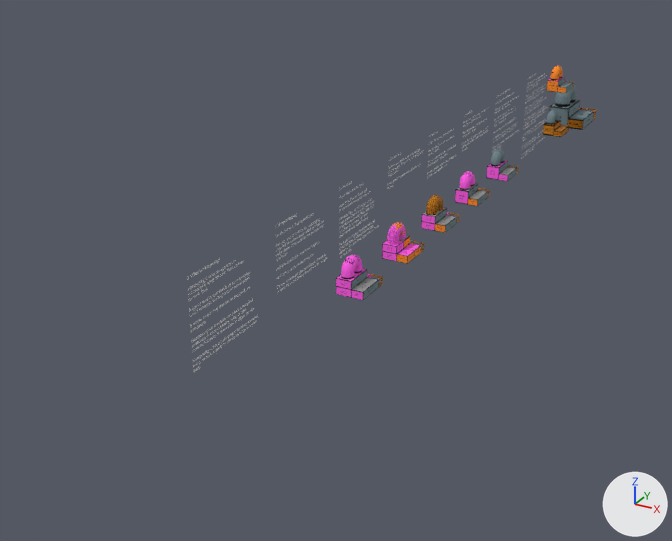
The Blender file examples/hotspot_tutorial.blend, before and after one commit.
Camera for both pictures: a 50 mm lens placed at (45.8, -88.1, 44.5), pointed at (-8.4, 10.6, -4.8). Lighting does not change. The marker at lower right points along +X, +Y and +Z. The older version comes first.
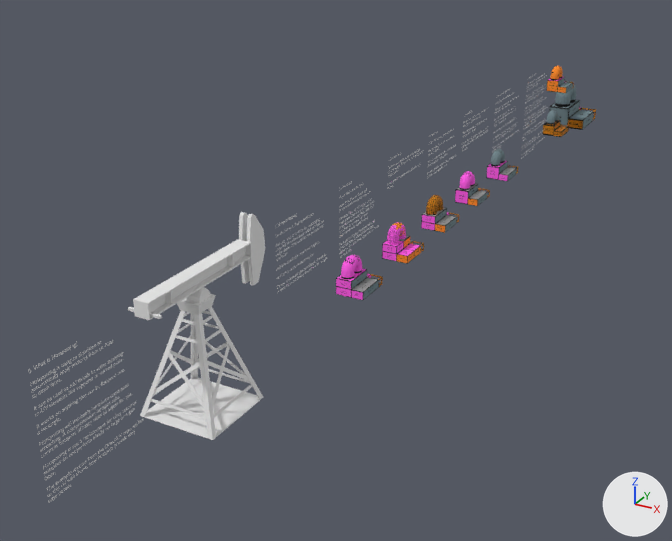
Boxes [x1, y1, x2, y2] around the edits, measured in the pictures (672 x 541 px):
'Box.008', added: after [128, 212, 265, 440]
'Text.002', moved: before [187, 259, 257, 372]; after [28, 340, 142, 503]

What the commit changed:
Material 'IMG_dream_uv_example_metal.png' (mat_img_dream_uv_example_metal_png) is new.
Its base color is (0.8, 0.8, 0.8) (white #e7e7e7).
Its roughness is 1.0.
Mesh me_box_008 is new.
It has 440 vertices, 334 faces, 1 loose edge and spans x -5.0..3.0, y -2.0..15.2, z 0.0..16.0.
It uses material mat_img_dream_uv_example_metal_png (its picture is missing).
Object 'Text.002' (ob_text_002) moves from (0.0, -31.0, 12.0) to (0.0, -49.0, 12.0).
Object 'Box.008' (ob_box_008) is new; it shows me_box_008.
Its location is (1.0, -35.0, -1.0).
